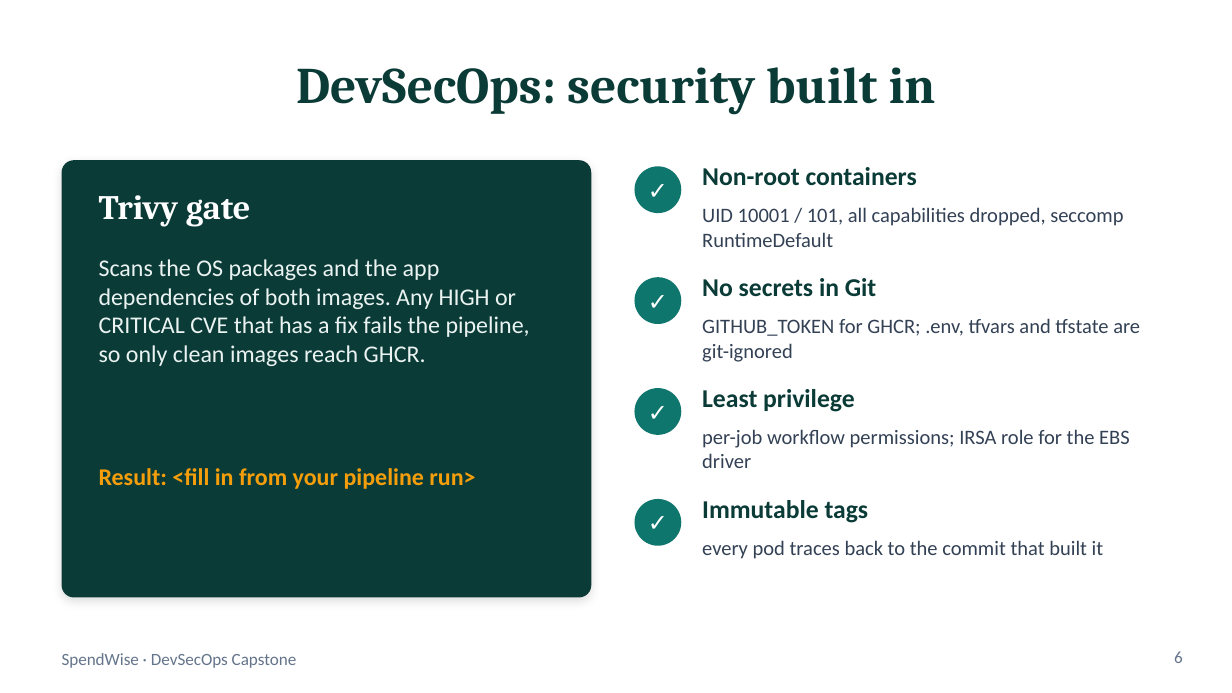
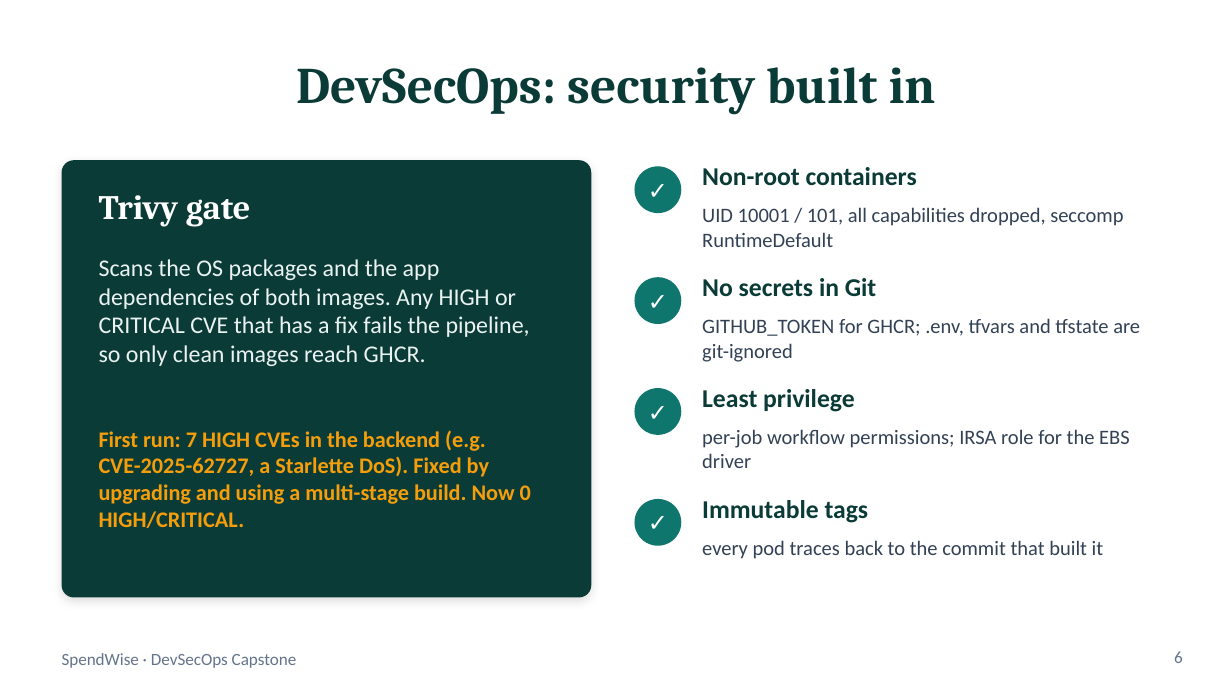
Before and after one commit to PiyushhBansal/spendwise, a slide deck: slide 6 of demo/SpendWise-Presentation.pptx. Drawn at 1232x693 pixels with LibreOffice and Linux fonts; fonts in the diff are those of the drawing. Boxes give left, top, right and bottom in pixels: in the first picture for what was removed or moved away, otherwise in the second. Text is boxed around its words. In the diff, an @@ line names an element or a change of style, - is before the commit and + after.

Commit message:
docs: document Trivy findings and how the backend CVEs were fixed

```diff
--- a/demo/SpendWise-Presentation.pptx
+++ b/demo/SpendWise-Presentation.pptx
@@ text at [99,430,531,528]: text changed; size 14 to 13 pt @@
-Result: <fill in from your pipeline run>
+First run: 7 HIGH CVEs in the backend (e.g. CVE-2025-62727, a Starlette DoS). Fixed by upgrading and using a multi-stage build. Now 0 HIGH/CRITICAL.
```
Also in this commit, not shown: 1 other file.
